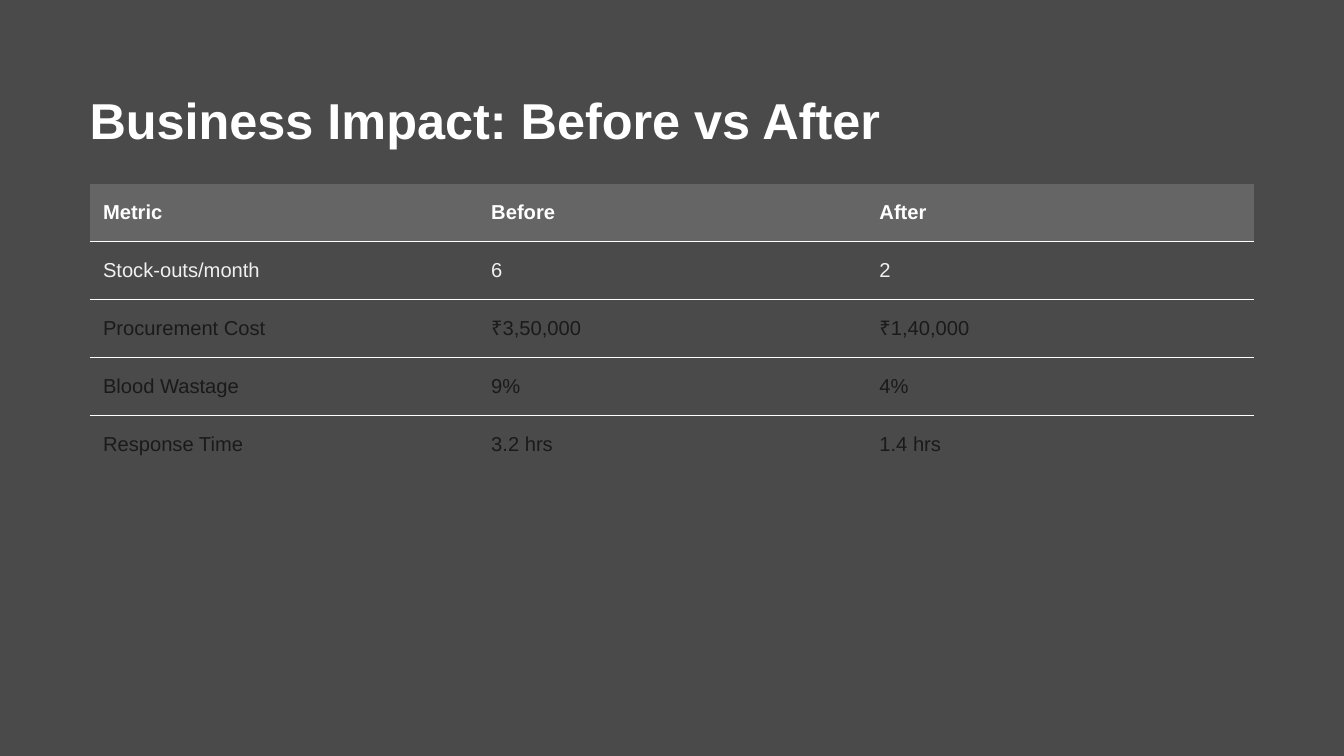
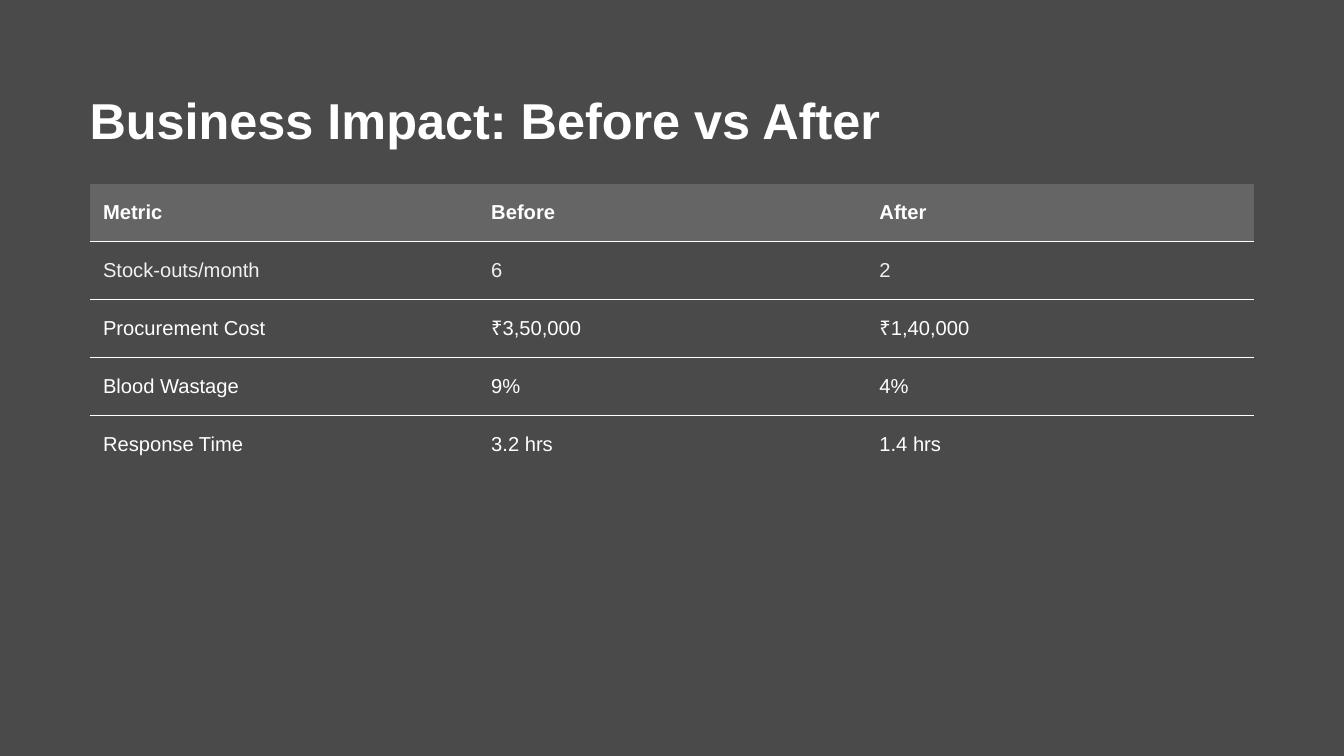
Before and after one commit to broskell/Blood-Bank, a slide deck: slide 19 of project-assets/Blood Demand Prediction .pptx (slide 18 before the commit). Drawn at 1344x756 pixels with LibreOffice and Linux fonts; fonts in the diff are those of the drawing. Boxes give left, top, right and bottom in pixels: in the first picture for what was removed or moved away, otherwise in the second. Text is boxed around its words. In the diff, an @@ line names an element or a change of style, - is before the commit and + after.

```diff
--- a/project-assets/Blood Demand Prediction .pptx
+++ b/project-assets/Blood Demand Prediction .pptx
@@ table at bbox=[90, 184, 1255, 474] @@
@@ text colour #1A1A1A to #FFFFFF in "Procurement Cost", "₹3,50,000", "₹1,40,000", "Blood Wastage" and 5 more places @@
```
Also in this commit, not shown: 1 slide added, 2 other files.
